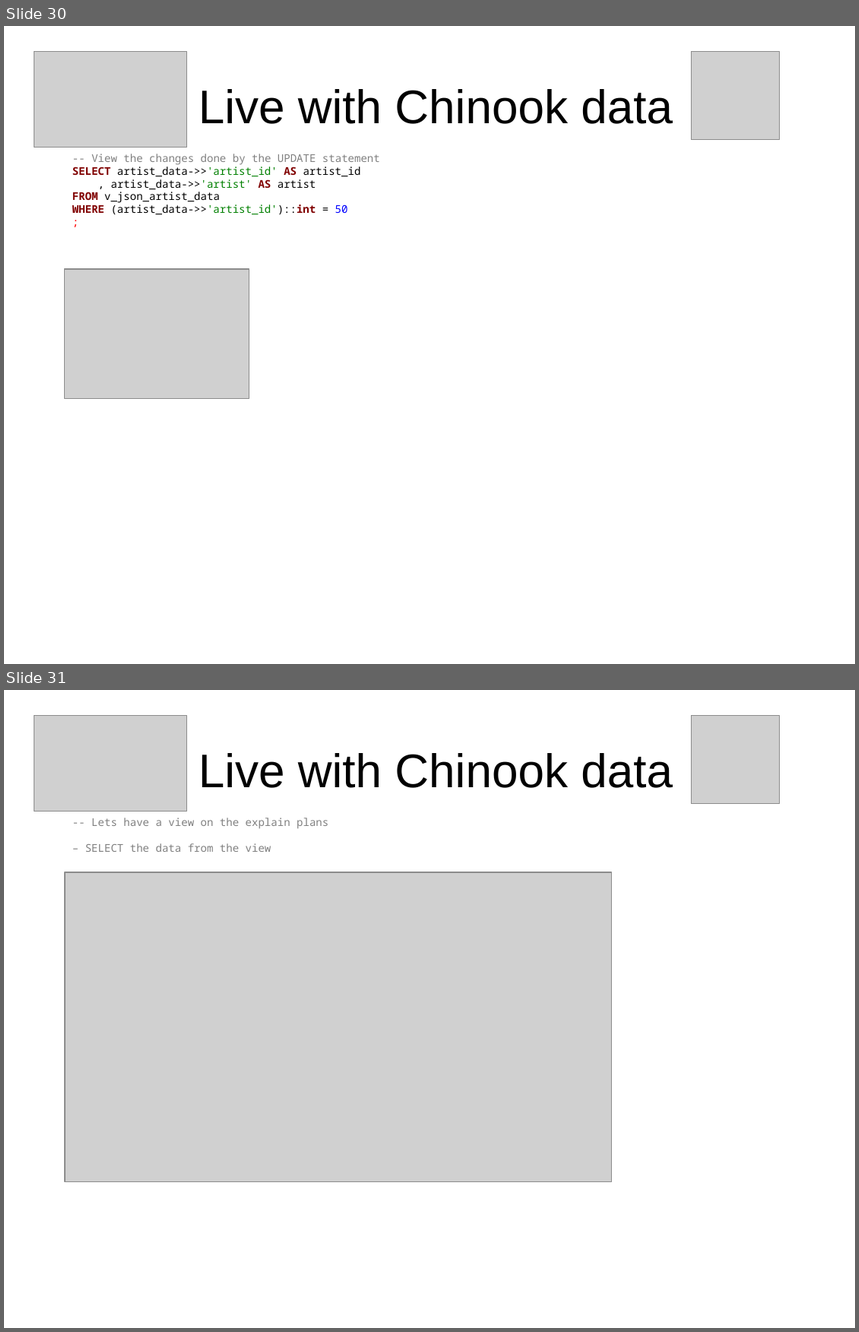
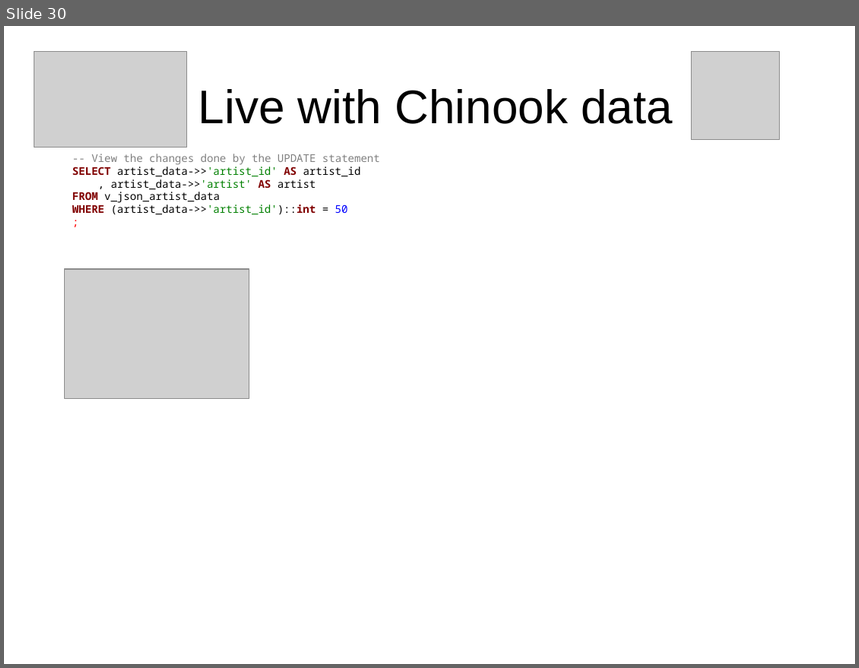
Before and after one commit to sjstoelting/talks, a slide deck: json-by-example/JSON-by-example.odp. Shown one above the other, each under a label of ours: slides 30 and 31 before the commit, slide 30 after it. The pictures are 859x1332 and 859x668 pixels, drawn with LibreOffice and Linux fonts; fonts in the diff are those of the drawing; grey boxes stand for pictures. Boxes give left, top, right and bottom in pixels: in the first picture for what was removed or moved away, otherwise in the second. Text is boxed around its words. In the diff, an @@ line names an element or a change of style, - is before the commit and + after.

```diff
--- a/json-by-example/JSON-by-example.odp
+++ b/json-by-example/JSON-by-example.odp
@@ slide 31 removed at <box>4,690,855,1328</box>, background #FFFFFF @@
@@ picture removed at <box>34,716,187,812</box> @@
@@ picture removed at <box>692,716,779,803</box> @@
@@ title removed at <box>199,753,673,788</box> @@
-Live with Chinook data
@@ text removed at <box>85,818,329,852</box> @@
--- Lets have a view on the explain plans
-– SELECT the data from the view
@@ picture removed at <box>65,872,612,1182</box> @@
```
Also in this commit, not shown: 1 slide changed, 2 other slides removed, 3 other files.
